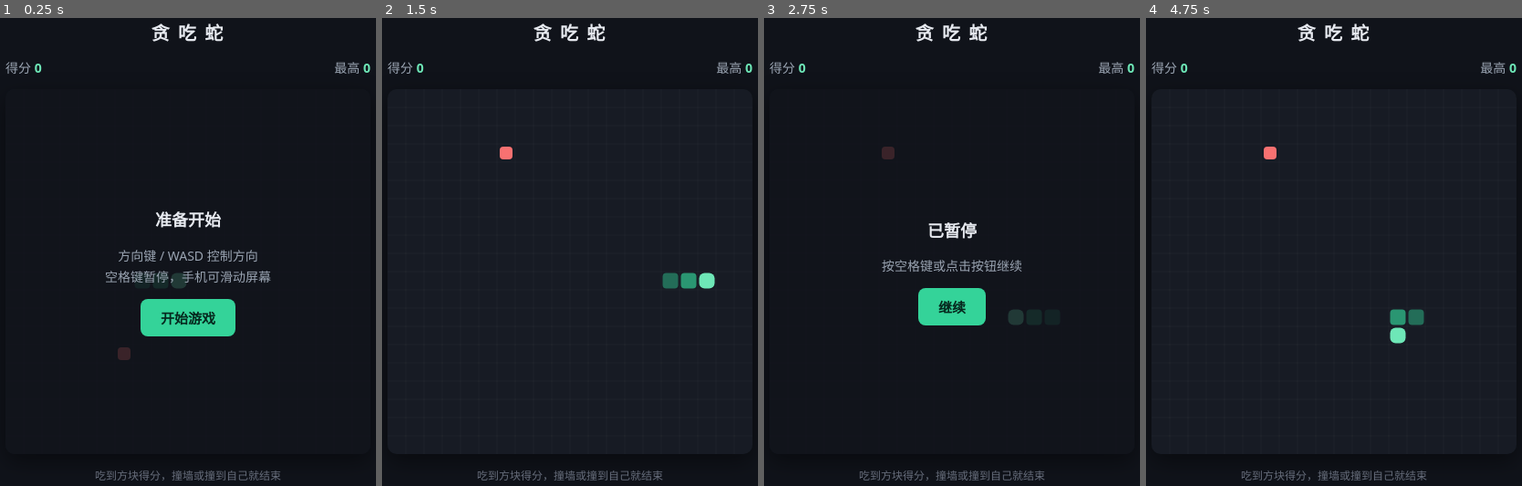
Above: before the commit, frames 1-4 (left to right).
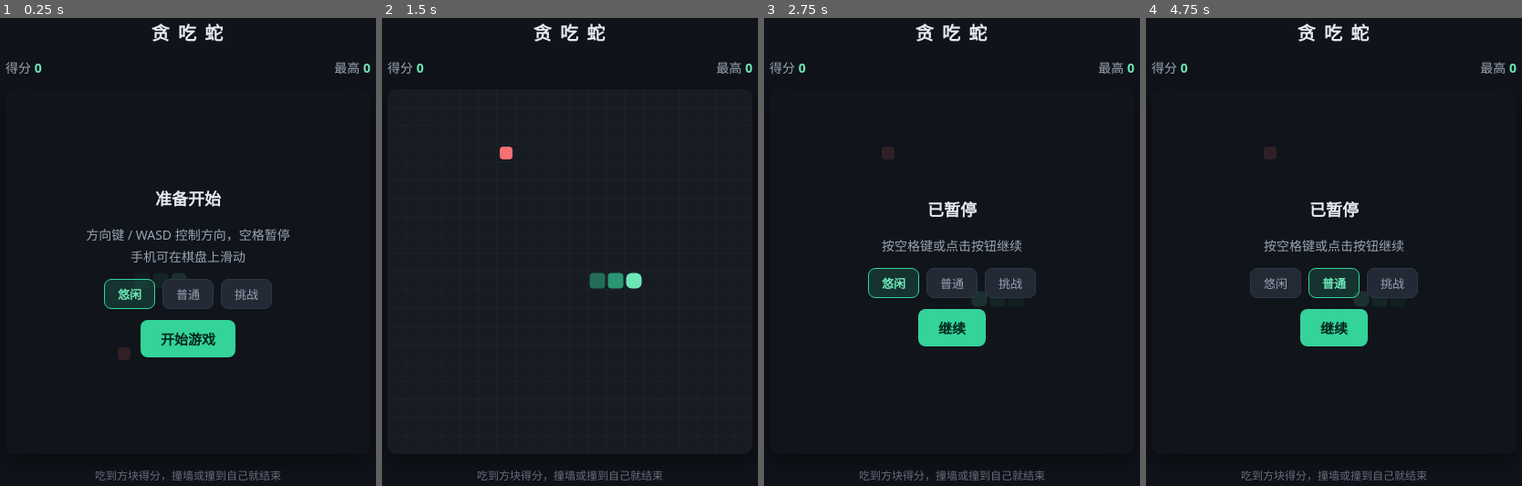
Above: after the commit, the same moments.

Repository: oops-ai-hub408/snake-game
Game: browser game, page index.html
Two runs of this game, one before a commit and one after it. Both use one fixed random seed, a clock stepped at 60 frames per second and the inputs below.
Inputs (mouse positions are in pixels of both pictures, inside the frame that each line leads up to):
- Up to frame 1 (0.25 s): no input
- Up to frame 2 (1.5 s): click "开始游戏" at 0.27 s; hold Right from 1.03 s (still down); click (570, 308) at 1.07 s
- Up to frame 3 (2.75 s): release Right at 1.53 s; hold Down 1.58-1.85 s; click (880, 233) at 1.67 s; hold Left 1.9-2.47 s; click (1023, 214) at 2.27 s; tap Space at 2.52 s; hold Up from 2.52 s (still down)
- Up to frame 4 (4.75 s): release Up at 2.82 s; click (1390, 345) at 2.87 s; hold Right 2.87-3.53 s; click (1243, 359) at 3.47 s; tap D at 3.52 s; hold Up 3.58-3.82 s; hold Left 3.87-4.3 s; click (1334, 195) at 4.07 s; hold Down 4.35-4.68 s; click (1334, 284) at 4.52 s; tap A at 4.52 s; click (1443, 289) at 4.67 s; hold Right from 4.73 s (still down)

The runs differ from the first frame. In frame 1, 6.6% of the frame differs, in the area x 23-77%, y 36-73%; in frame 2, 0.8%; in frame 3, 5.5%; in frame 4, 3.2%.

Commit message:
fix: 降低默认速度并新增三档难度选择（悠闲/普通/挑战）

Diff:
--- a/index.html
+++ b/index.html
@@ -39,7 +39,7 @@
     position: absolute; inset: 0;
     display: flex; flex-direction: column;
     align-items: center; justify-content: center; gap: 12px;
-    background: rgba(16,19,26,.82);
+    background: rgba(16,19,26,.86);
     border-radius: 10px;
     text-align: center;
     padding: 16px;
@@ -49,12 +49,28 @@
   .overlay .big { font-size: 18px; color: #e6e9ef; font-weight: 600; }
   button {
     border: 0; border-radius: 8px; cursor: pointer;
+    font-family: inherit;
+    transition: transform .08s ease, background .2s ease, color .2s ease;
+  }
+  button:active { transform: scale(.96); }
+  .primary {
     padding: 10px 22px; font-size: 15px; font-weight: 600;
     background: #34d399; color: #06281e;
-    transition: transform .08s ease, background .2s ease;
-  }
-  button:hover { background: #6ee7b7; }
-  button:active { transform: scale(.96); }
+  }
+  .primary:hover { background: #6ee7b7; }
+  .levels { display: flex; gap: 8px; }
+  .levels button {
+    padding: 6px 14px; font-size: 13px;
+    background: #232935; color: #9aa4b2;
+    border: 1px solid #2f3746;
+  }
+  .levels button:hover { color: #e6e9ef; }
+  .levels button.on {
+    background: rgba(52,211,153,.16);
+    border-color: #34d399;
+    color: #6ee7b7;
+    font-weight: 600;
+  }
   .hint { font-size: 12px; color: #6b7280; }
 </style>
 </head>
@@ -68,8 +84,13 @@
     <canvas id="board" width="400" height="400"></canvas>
     <div class="overlay" id="overlay">
       <p class="big" id="overlayTitle">准备开始</p>
-      <p id="overlayText">方向键 / WASD 控制方向<br>空格键暂停，手机可滑动屏幕</p>
-      <button id="startBtn">开始游戏</button>
+      <p id="overlayText">方向键 / WASD 控制方向，空格暂停<br>手机可在棋盘上滑动</p>
+      <div class="levels" id="levels">
+        <button data-level="relax">悠闲</button>
+        <button data-level="normal">普通</button>
+        <button data-level="fast">挑战</button>
+      </div>
+      <button class="primary" id="startBtn">开始游戏</button>
     </div>
   </div>
   <div class="hint">吃到方块得分，撞墙或撞到自己就结束</div>
@@ -79,6 +100,13 @@
   const CELL = 20;
   const COLS = 20;
   const ROWS = 20;
+
+  // 难度：start 是初始每步毫秒数，min 是最快速度，accel 是每得 1 分缩短的毫秒数
+  const LEVELS = {
+    relax:  { start: 300, min: 190, accel: 0.5 },
+    normal: { start: 220, min: 130, accel: 1.0 },
+    fast:   { start: 160, min: 90,  accel: 1.4 }
+  };
 
   const canvas = document.getElementById('board');
   const ctx = canvas.getContext('2d');
@@ -88,16 +116,34 @@
   const overlayTitle = document.getElementById('overlayTitle');
   const overlayText = document.getElementById('overlayText');
   const startBtn = document.getElementById('startBtn');
-
-  let snake, dir, nextDir, food, score, best, timer, state;
+  const levelsEl = document.getElementById('levels');
+
+  let snake, dir, queue, food, score, best, timer, state;
+  let level = localStorage.getItem('snake-level') || 'relax';
+  if (!LEVELS[level]) level = 'relax';
 
   best = Number(localStorage.getItem('snake-best') || 0);
   bestEl.textContent = best;
+
+  function renderLevels() {
+    levelsEl.querySelectorAll('button').forEach(b => {
+      b.classList.toggle('on', b.dataset.level === level);
+    });
+  }
+  renderLevels();
+
+  levelsEl.addEventListener('click', e => {
+    const b = e.target.closest('button');
+    if (!b) return;
+    level = b.dataset.level;
+    localStorage.setItem('snake-level', level);
+    renderLevels();
+  });
 
   function reset() {
     snake = [{ x: 9, y: 10 }, { x: 8, y: 10 }, { x: 7, y: 10 }];
     dir = { x: 1, y: 0 };
-    nextDir = { x: 1, y: 0 };
+    queue = [];
     score = 0;
     scoreEl.textContent = '0';
     placeFood();
@@ -114,7 +160,8 @@
   }
 
   function speed() {
-    return Math.max(70, 140 - Math.floor(score / 3) * 8);
+    const cfg = LEVELS[level];
+    return Math.max(cfg.min, cfg.start - score * cfg.accel);
   }
 
   function loop() {
@@ -126,7 +173,7 @@
   }
 
   function step() {
-    dir = nextDir;
+    if (queue.length) dir = queue.shift();
     const head = { x: snake[0].x + dir.x, y: snake[0].y + dir.y };
 
     if (head.x < 0 || head.x >= COLS || head.y < 0 || head.y >= ROWS) return gameOver();
@@ -223,9 +270,13 @@
     }
   }
 
+  // 方向输入入队，快速连按两下也不会丢；禁止 180° 反向
   function turn(x, y) {
-    if (dir.x === -x && dir.y === -y) return;
-    nextDir = { x, y };
+    const last = queue.length ? queue[queue.length - 1] : dir;
+    if (last.x === -x && last.y === -y) return;
+    if (last.x === x && last.y === y) return;
+    if (queue.length >= 2) return;
+    queue.push({ x, y });
   }
 
   const KEYMAP = {
